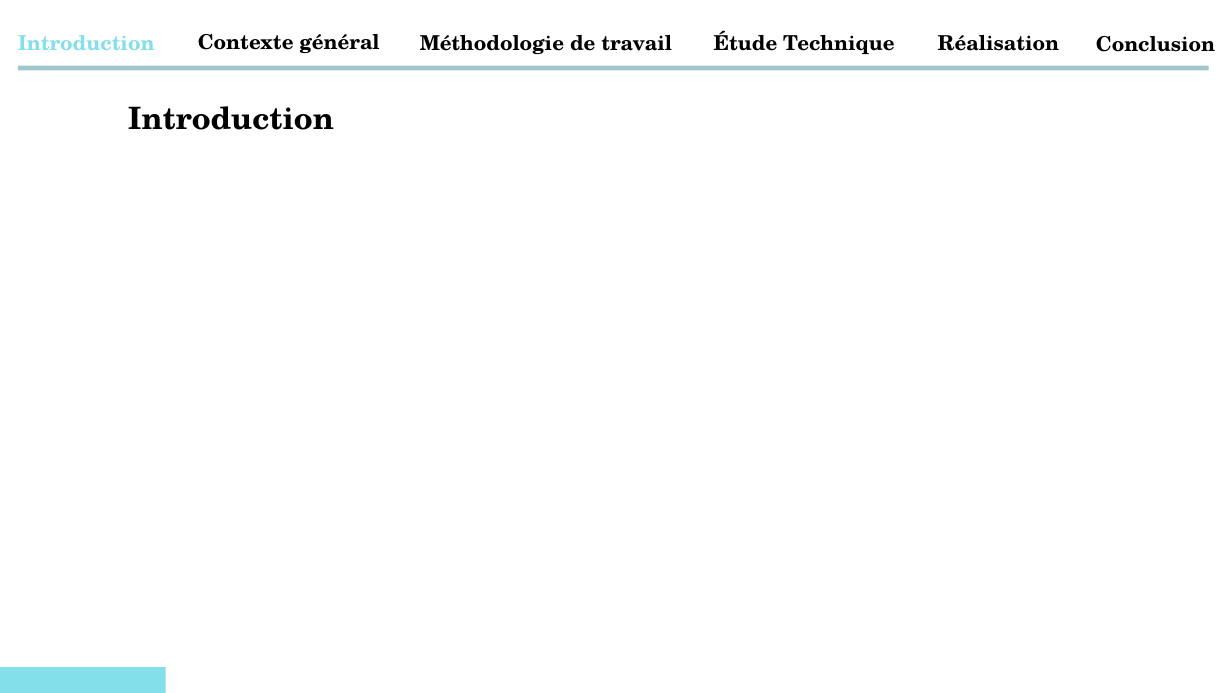
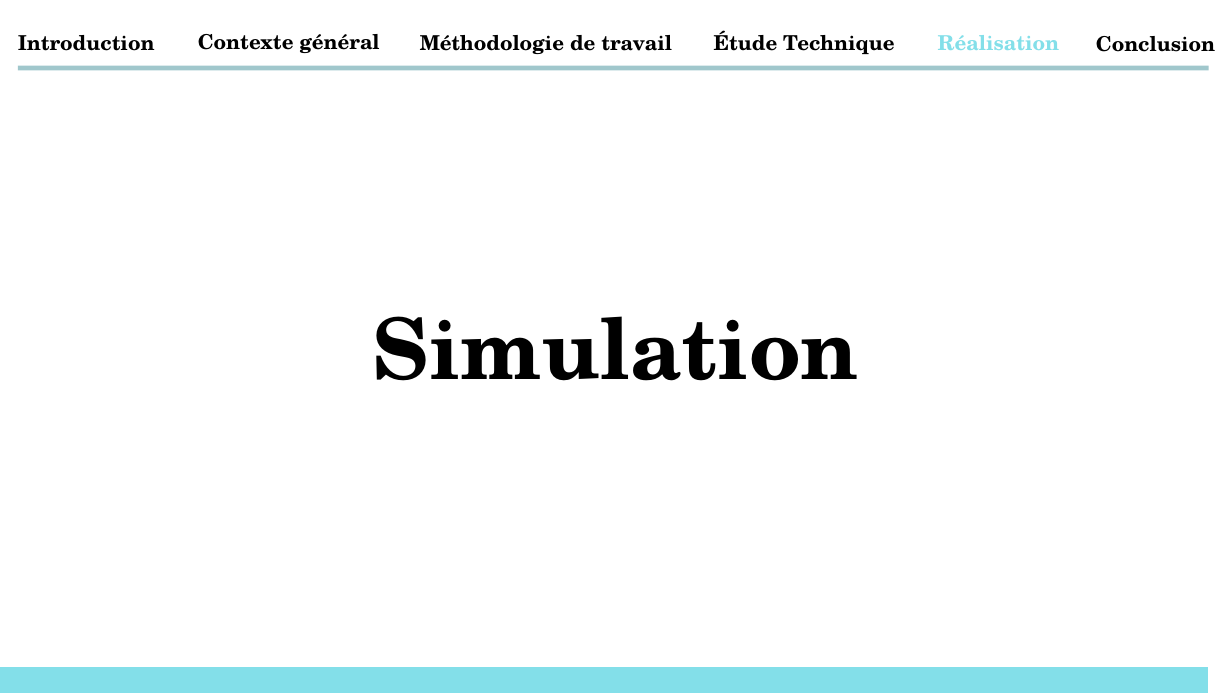
Before and after one commit to abdessamadtanafaat/AdminDashboard, a slide deck: slide 35 of PRESENTATION PFA/Presentatin PFA .pptx (slide 3 before the commit). Drawn at 1232x693 pixels with LibreOffice and Linux fonts; fonts in the diff are those of the drawing. Boxes give left, top, right and bottom in pixels: in the first picture for what was removed or moved away, otherwise in the second. Text is boxed around its words. In the diff, an @@ line names an element or a change of style, - is before the commit and + after.

```diff
--- a/PRESENTATION PFA/Presentatin PFA .pptx
+++ b/PRESENTATION PFA/Presentatin PFA .pptx
@@ text "Introduction" at [18,35,155,51]: text colour #83DFE9 to #000000 @@
@@ text "Réalisation" at [938,35,1060,50]: text colour #000000 to #83DFE9 @@
@@ text removed at [128,106,334,130] @@
-Introduction
@@ text added at [373,316,859,381], 66 pt, text #000000, bold @@
+Simulation
@@ rectangle added at [0,666,1209,693], fill #83DFE9 @@
```
Also in this commit, not shown: 24 other slides changed, 13 slides added.
